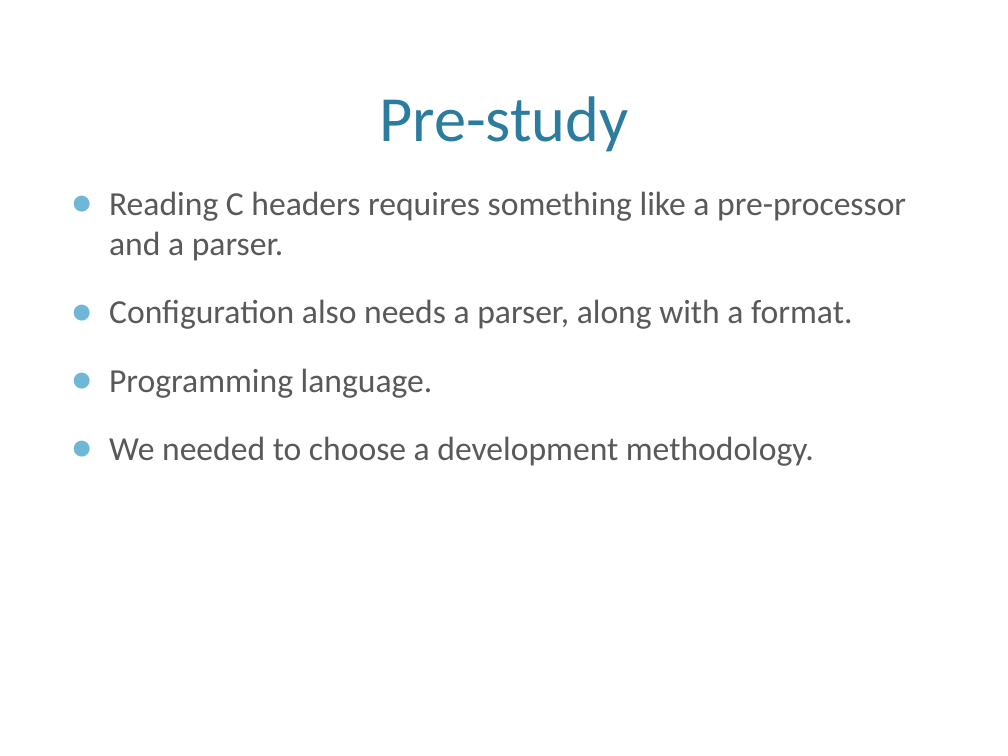
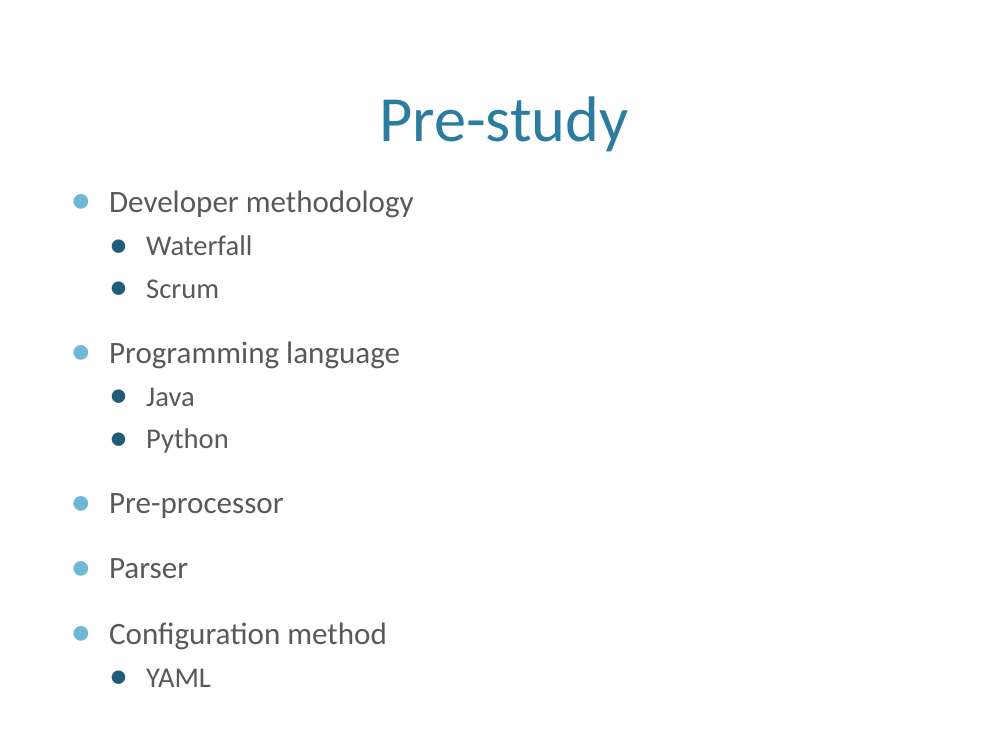
Before and after one commit to eventh/kpro9, a slide deck: slide 11 of presentation/TDT4290_FinalPresentasjon.pptx. Drawn at 1008x756 pixels with LibreOffice and Linux fonts; fonts in the diff are those of the drawing; background and template pictures are left out. Boxes give left, top, right and bottom in pixels: in the first picture for what was removed or moved away, otherwise in the second. Text is boxed around its words. In the diff, an @@ line names an element or a change of style, - is before the commit and + after.

```diff
--- a/presentation/TDT4290_FinalPresentasjon.pptx
+++ b/presentation/TDT4290_FinalPresentasjon.pptx
@@ text at [109, 190, 414, 650]: text changed; size 24 to 22.2 pt @@
-● Reading C headers requires something like a pre-processor and a parser.
-● Configuration also needs a parser, along with a format.
-● Programming language.
-● We needed to choose a development methodology.
+● Developer methodology
+  ● Waterfall
+  ● Scrum
+● Programming language
+  ● Java
+  ● Python
+● Pre-processor
+● Parser
+● Configuration method
+  ● YAML
```
Also in this commit, not shown: 2 other slides changed, 3 slides removed.
